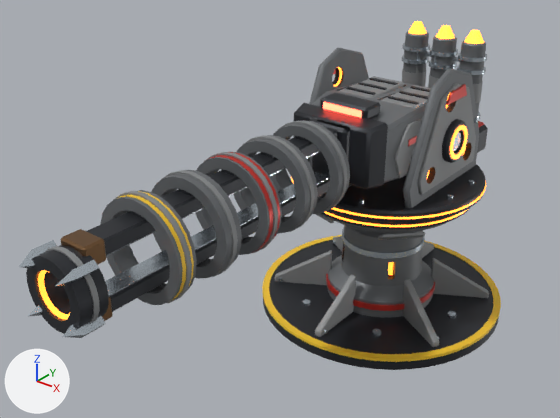
The glTF model Tools/ModelFactory/R4Weapons938/R4W_Railgun/R4W_Railgun.glb, before and after one commit.
Camera for both pictures: a 50 mm camera at (0.721, -1.242, 0.644) aimed at (-0.043, -0.287, 0.052). Arrows for +X, +Y and +Z are at lower left; the lights stay in place. The picture after the commit comes second. Where no turn or scale is listed for an object, it has been applied to the vertices. Vertices at exactly the same position are counted once.

Objects in the first picture: 'R4W_Railgun_Base', 'R4W_Railgun_Emitter', 'R4W_Railgun_Pitch', 'R4W_Railgun_Rails', 'R4W_Railgun_VentFlap_L', 'R4W_Railgun_VentFlap_R', 'R4W_Railgun_Yaw'.
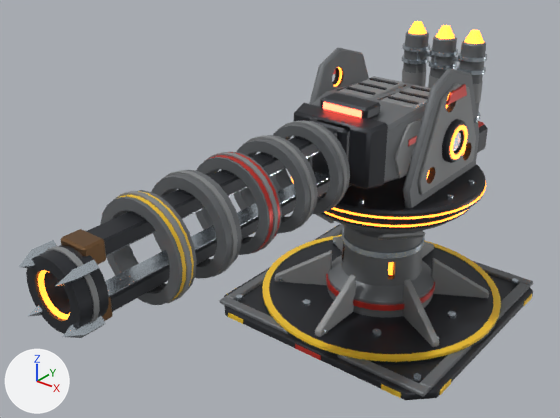
Edits to the scene script, one JSON object a line:
```json
{"block": "me_r4w_railgun_base", "where": "# used by ob_r4w_railgun_base; location = (0.0, 0.0, 0.0)"}
{"op": "remove", "block": "me_r4w_railgun_base", "code": "me_r4w_railgun_base.from_pydata(...)  # 1825 vertices, 3630 faces; spans x -0.25..0.25, y -0.25..0.25, z -0.26..0.016"}
{"op": "add", "block": "me_r4w_railgun_base", "code": "me_r4w_railgun_base.from_pydata(...)  # 2554 vertices, 5068 faces; spans x -0.256..0.256, y -0.256..0.256, z -0.26..0.016"}
{"block": "me_r4w_railgun_base", "change": "me_r4w_railgun_base part 1: a new loose piece, a 6-sided cylinder along z spanning x 0.2045..0.2195, y -0.2185..-0.2055, z -0.238..-0.2315, in mat_steel_light (light grey #c4ced7)"}
{"block": "me_r4w_railgun_base", "change": "me_r4w_railgun_base part 2: 23 vertices moved from x -0.231..0.25, y -0.25..0.248, z -0.26..-0.255 to x -0.24..0.249, y -0.249..0.243, z -0.244..-0.237; 74 vertices removed from x -0.25..0.248, y -0.248..0.25, z -0.26..-0.255; 611 vertices added at x -0.256..0.256, y -0.256..0.256, z -0.26..-0.237"}
{"block": "me_r4w_railgun_base", "change": "other edits to the shape of me_r4w_railgun_base do not show in these pictures"}
```

Boxes (x1, y1, x2, y2) around the edits, measured in the pictures (560 x 418 px):
```json
{"object": "R4W_Railgun_Base", "change": "reshaped", "before": [262, 207, 501, 370], "after": [220, 207, 533, 400], "on screen": "31% wider, 18% taller"}
{"part": 1, "of": "me_r4w_railgun_base", "change": "added", "after": [413, 373, 421, 381]}
{"part": 2, "of": "me_r4w_railgun_base", "change": "built on", "before": [263, 299, 499, 370], "after": [220, 224, 533, 400]}
```
